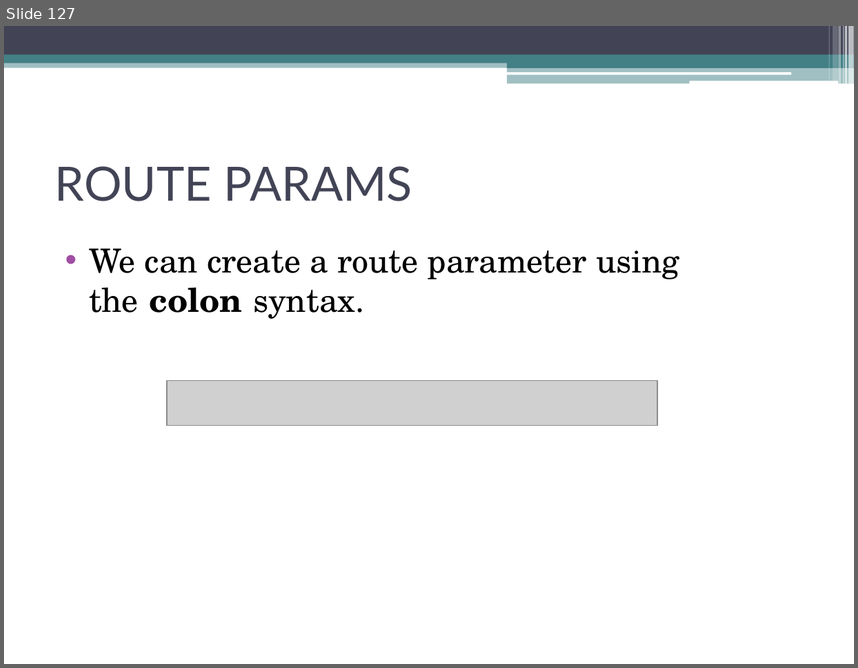
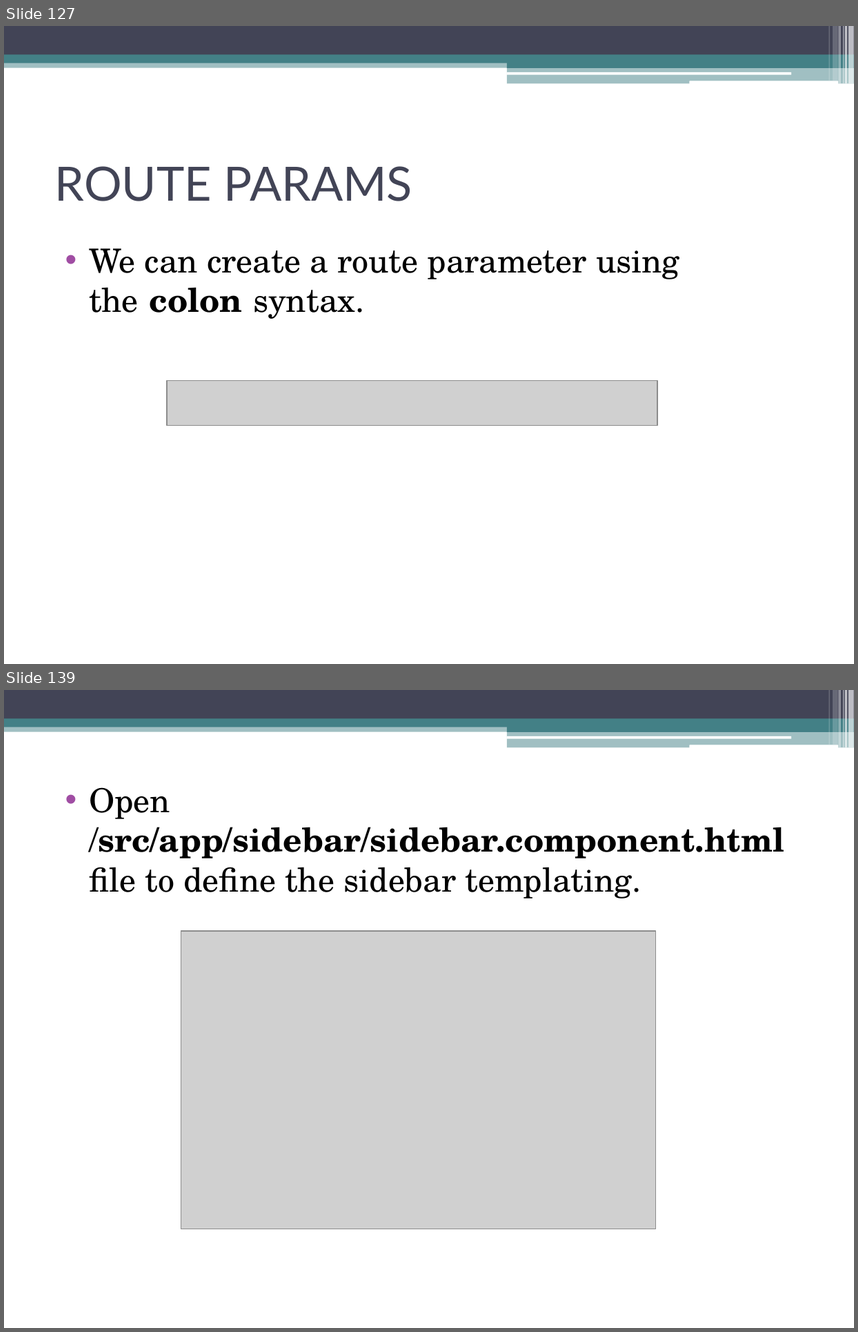
Before and after one commit to akjkhatri/mean_stack, a slide deck: MEAN Stack Workshop.pptx. Shown one above the other, each under a label of ours: slide 127 before the commit, slides 127 and 139 after it; the slides between them are not shown. The pictures are 858x668 and 858x1332 pixels, drawn with LibreOffice and Linux fonts; fonts in the diff are those of the drawing; grey boxes stand for pictures. Boxes give left, top, right and bottom in pixels: in the first picture for what was removed or moved away, otherwise in the second. Text is boxed around its words. In the diff, an @@ line names an element or a change of style, - is before the commit and + after.

```diff
--- a/MEAN Stack Workshop.pptx
+++ b/MEAN Stack Workshop.pptx
@@ slide 139 added at [4,690,854,1328], background #FFFFFF; not listed: 13 template elements that a slide beside it also shows @@
@@ text added at [89,787,784,898], 28 pt, text #000000 @@
+• Open /src/app/sidebar/sidebar.component.html file to define the sidebar templating.
@@ picture added at [181,931,655,1229] @@
```
Also in this commit, not shown: 1 slide changed, 27 other slides added.
